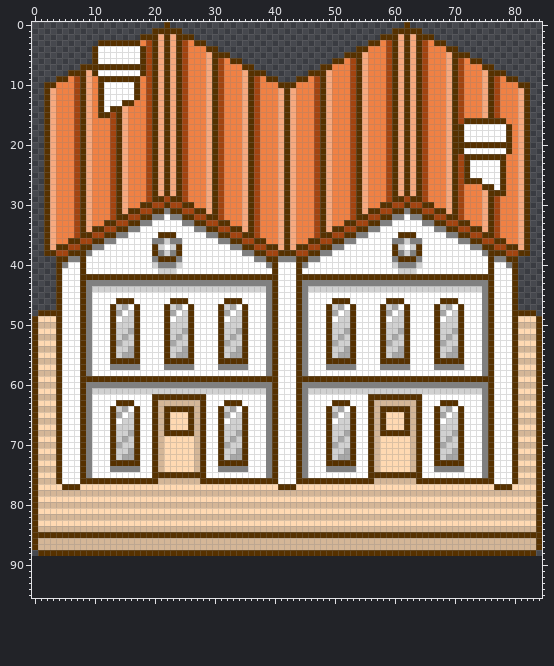
Two states of a sprite sheet, Aria/Assets/Sprites/building3.png. Above is the file before it was changed.
The file is 85x89 pixels. The old version is drawn lined up with the new one, on the new canvas.
After the commit:
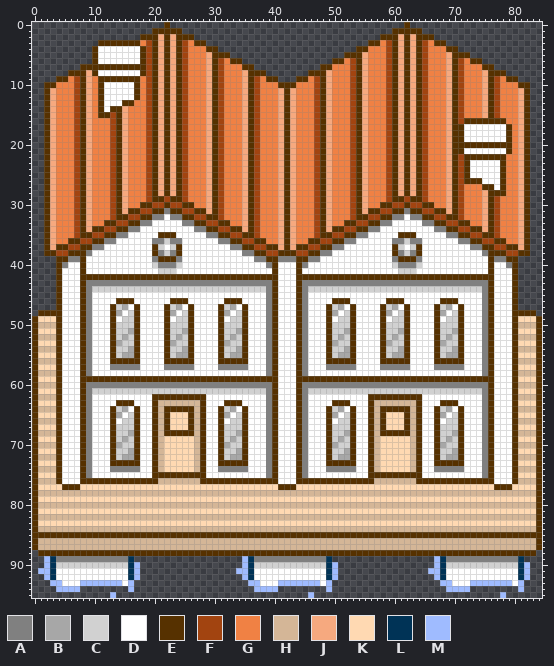
Palette (. is transparent): A #808080  B #a7a7a7  C #d1d1d1  D #ffffff  E #563100  F #a24410  G #f08144  H #d4b697  J #f6a97f  K #ffd9b2  L #003356  M #9fbbff
Commit message: Edited miscellaneous buildings to contain floating pillars
Edits made:
canvas 85x89 -> 85x96
Colour A now appears in row 89 at x 4 to 15, 37 to 48 and 69 to 80.
Colour C now appears in row 90 at x 4 to 15, 37 to 48 and 69 to 80.
Colour D now appears in rows 91 to 92 at x 4 to 15, 37 to 48 and 69 to 80; in row 93 at x 5 to 7, 15, 38 to 40, 48, 70 to 72 and 80.
Colour L now appears in rows 89 to 92 at x 3, 16, 36, 49, 68 and 81.
Colour M now appears in row 89 at x 2, 35 and 67; in row 90 at x 2, 17, 35, 50, 67 and 82; in row 91 at x 1 to 2, 17, 34 to 35, 50, 66 to 67 and 82; in row 92 at x 2, 17, 35, 50, 67 and 82; in row 93 at x 3 to 4, 8 to 14, 16, 36 to 37, 41 to 47, 49, 68 to 69, 73 to 79 and 81; in row 94 at x 4 to 7, 16, 37 to 40, 49, 69 to 72 and 81.
Colour M now appears in row 95 at x 13, 46 and 78.
Changed places in both pictures, as pixel boxes (x1, y1, x2, y2):
added: (38, 556, 140, 598)
added: (236, 556, 338, 598)
added: (428, 556, 530, 598)
